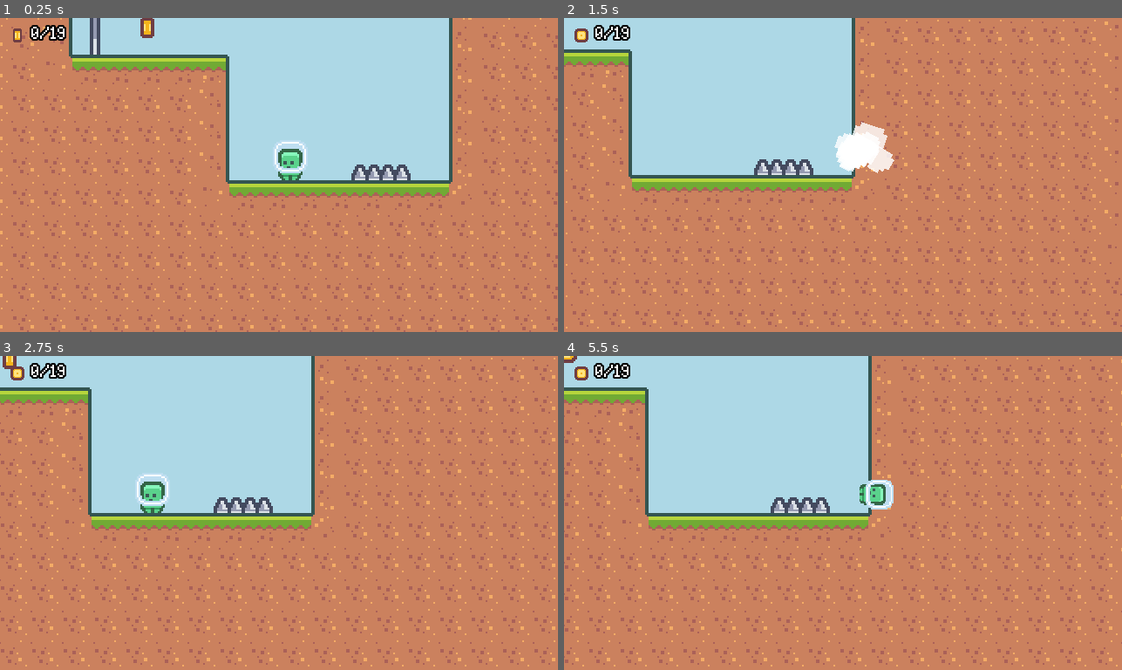
Above: before the commit, frames 1-4 (two rows, left to right).
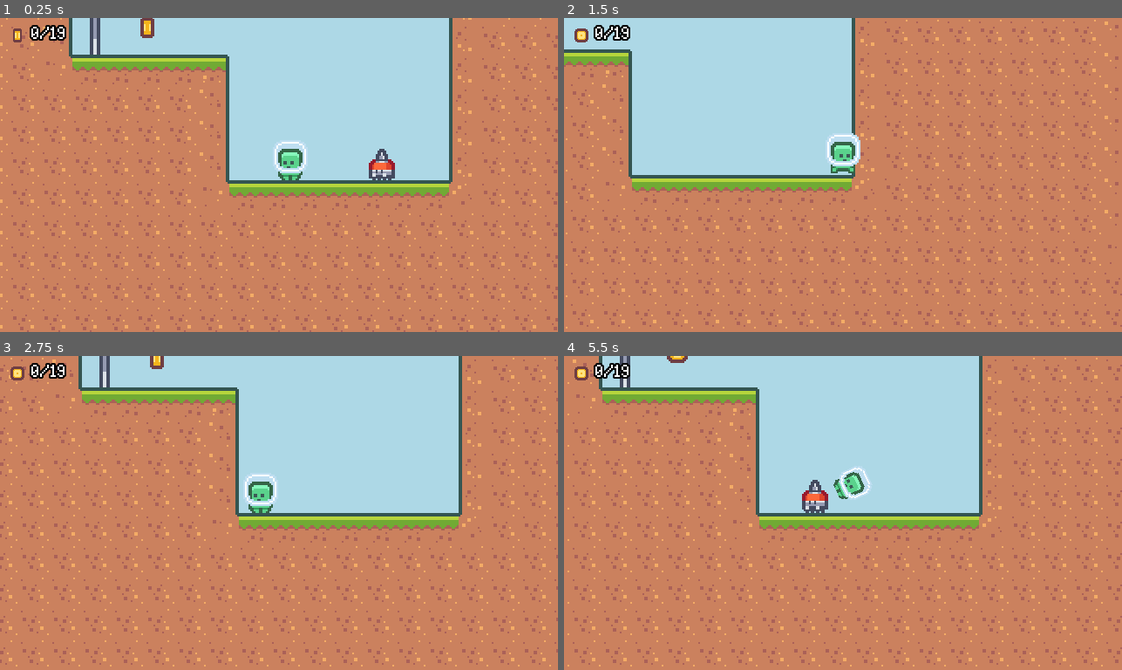
Above: after the commit, the same moments.

Repository: rprav-n/2D-Platformer
Game: Godot game, scene res://scenes/main/main.tscn
The game is run twice, just before and just after one commit, with the same random seed, the same clock (stepped at 60 frames per second) and the same inputs.
Inputs:
- Up to frame 1 (0.25 s): no input
- Up to frame 2 (1.5 s): hold Right (move_right) from 0.53 s (still down); tap Shift (dash) at 0.6, 1.35 s; tap Space (jump) at 0.77 s
- Up to frame 3 (2.75 s): tap Space (jump) at 1.52 s; release Right (move_right) at 2.03 s; hold A (move_left) from 2.03 s (still down); tap Shift (dash) at 2.1 s
- Up to frame 4 (5.5 s): release A (move_left) at 2.78 s; hold Right (move_right) 2.78-4.28 s; tap Shift (dash) every 0.75 s from 2.85 to 5.1 s; tap Space (jump) at 3.02, 3.77, 4.52 s; hold A (move_left) 4.28-5.03 s; hold Right (move_right) from 5.03 s (still down)

The runs differ from the first frame. In frame 1, 0.6% of the frame differs, in the area x 62-74%, y 41-52%; in frame 2, 1.7%; in frame 3, 37%, in the area x 0-100%, y 0-99%; in frame 4, 31%.

Commit message:
Added enemy death animation

Diff:
--- a/scenes/enemy/enemy.gd
+++ b/scenes/enemy/enemy.gd
@@ -9,6 +9,7 @@
 var direction: Vector2 = Vector2.RIGHT
 @onready var animated_sprite_2d: AnimatedSprite2D = $AnimatedSprite2D
 
+var enemy_death_scene: PackedScene = preload("res://scenes/enemy_death/enemy_death.tscn")
 
 func _physics_process(delta: float):
 	apply_gravity(delta)
@@ -34,4 +35,13 @@
 
 
 func _on_hurtbox_area_area_entered(_area: Area2D):
+	call_deferred("kill")
+
+
+func kill():
+	var enemy_death: Node2D = enemy_death_scene.instantiate() as Node2D
+	get_parent().add_child(enemy_death)
+	enemy_death.global_position = global_position
+	if velocity.x > 0:
+		enemy_death.scale.x = -1
 	queue_free()
--- /dev/null
+++ b/scenes/enemy_death/enemy_death.tscn
@@ -0,0 +1,75 @@
+[gd_scene load_steps=7 format=3 uid="uid://ddjfffh1osb32"]
+
+[ext_resource type="Texture2D" uid="uid://d08ydtgk3qbuv" path="res://assets/enemy/character_0015.png" id="1_cv26f"]
+
+[sub_resource type="Animation" id="Animation_1nonu"]
+resource_name = "death"
+tracks/0/type = "value"
+tracks/0/imported = false
+tracks/0/enabled = true
+tracks/0/path = NodePath("GPUParticles2D:emitting")
+tracks/0/interp = 2
+tracks/0/loop_wrap = true
+tracks/0/keys = {
+"times": PackedFloat32Array(0),
+"transitions": PackedFloat32Array(1),
+"update": 1,
+"values": [true]
+}
+tracks/1/type = "method"
+tracks/1/imported = false
+tracks/1/enabled = true
+tracks/1/path = NodePath(".")
+tracks/1/interp = 1
+tracks/1/loop_wrap = true
+tracks/1/keys = {
+"times": PackedFloat32Array(1),
+"transitions": PackedFloat32Array(1),
+"values": [{
+"args": [],
+"method": &"queue_free"
+}]
+}
+
+[sub_resource type="AnimationLibrary" id="AnimationLibrary_arawe"]
+_data = {
+"death": SubResource("Animation_1nonu")
+}
+
+[sub_resource type="Curve" id="Curve_26uxl"]
+max_value = 1.25
+_data = [Vector2(0, 1), 0.0, 0.0, 0, 0, Vector2(0.15, 1.25), 0.0, 0.0, 0, 0, Vector2(0.4, 1), -0.193859, -0.193859, 0, 0, Vector2(1, 0), -1.53472, 0.0, 0, 0]
+point_count = 4
+
+[sub_resource type="CurveTexture" id="CurveTexture_7qsrx"]
+curve = SubResource("Curve_26uxl")
+
+[sub_resource type="ParticleProcessMaterial" id="ParticleProcessMaterial_mvnfk"]
+particle_flag_disable_z = true
+direction = Vector3(0, -1, 0)
+spread = 30.0
+gravity = Vector3(0, 1000, 0)
+initial_velocity_min = 300.0
+initial_velocity_max = 300.0
+angular_velocity_min = 200.0
+angular_velocity_max = 360.0
+orbit_velocity_min = 0.0
+orbit_velocity_max = 0.0
+scale_curve = SubResource("CurveTexture_7qsrx")
+
+[node name="EnemyDeath" type="Node2D"]
+
+[node name="AnimationPlayer" type="AnimationPlayer" parent="."]
+autoplay = "death"
+libraries = {
+"": SubResource("AnimationLibrary_arawe")
+}
+
+[node name="GPUParticles2D" type="GPUParticles2D" parent="."]
+position = Vector2(0, -12)
+emitting = false
+amount = 1
+process_material = SubResource("ParticleProcessMaterial_mvnfk")
+texture = ExtResource("1_cv26f")
+lifetime = 0.5
+one_shot = true
--- a/scenes/levels/level_001.tscn
+++ b/scenes/levels/level_001.tscn
@@ -38,7 +38,7 @@
 position = Vector2(498, -53)
 
 [node name="EnemySpawner" parent="Enemies" index="7" instance=ExtResource("4_62vhv")]
-position = Vector2(377, -94)
+position = Vector2(130, 32)
 start_direction = 1
 
 [node name="Coin" parent="Collectibles" index="0" instance=ExtResource("4_h6psi")]
@@ -101,41 +101,35 @@
 [node name="Spikes" parent="Hazards" index="0" instance=ExtResource("3_q78tr")]
 position = Vector2(208, -90)
 
-[node name="Spikes12" parent="Hazards" index="1" instance=ExtResource("3_q78tr")]
-position = Vector2(131, 36)
-
-[node name="Spikes13" parent="Hazards" index="2" instance=ExtResource("3_q78tr")]
-position = Vector2(115, 36)
-
-[node name="Spikes8" parent="Hazards" index="3" instance=ExtResource("3_q78tr")]
+[node name="Spikes8" parent="Hazards" index="1" instance=ExtResource("3_q78tr")]
 position = Vector2(333, 72)
 
-[node name="Spikes9" parent="Hazards" index="4" instance=ExtResource("3_q78tr")]
+[node name="Spikes9" parent="Hazards" index="2" instance=ExtResource("3_q78tr")]
 position = Vector2(349, 72)
 
-[node name="Spikes10" parent="Hazards" index="5" instance=ExtResource("3_q78tr")]
+[node name="Spikes10" parent="Hazards" index="3" instance=ExtResource("3_q78tr")]
 position = Vector2(874, -72)
 
-[node name="Spikes11" parent="Hazards" index="6" instance=ExtResource("3_q78tr")]
+[node name="Spikes11" parent="Hazards" index="4" instance=ExtResource("3_q78tr")]
 position = Vector2(890, -72)
 
-[node name="Spikes2" parent="Hazards" index="7" instance=ExtResource("3_q78tr")]
+[node name="Spikes2" parent="Hazards" index="5" instance=ExtResource("3_q78tr")]
 position = Vector2(224, -90)
 
-[node name="Spikes3" parent="Hazards" index="8" instance=ExtResource("3_q78tr")]
+[node name="Spikes3" parent="Hazards" index="6" instance=ExtResource("3_q78tr")]
 position = Vector2(414, -90)
 
-[node name="Spikes4" parent="Hazards" index="9" instance=ExtResource("3_q78tr")]
+[node name="Spikes4" parent="Hazards" index="7" instance=ExtResource("3_q78tr")]
 position = Vector2(431, -90)
 
-[node name="Spikes5" parent="Hazards" index="10" instance=ExtResource("3_q78tr")]
+[node name="Spikes5" parent="Hazards" index="8" instance=ExtResource("3_q78tr")]
 position = Vector2(397, -90)
 
-[node name="Spikes6" parent="Hazards" index="11" instance=ExtResource("3_q78tr")]
+[node name="Spikes6" parent="Hazards" index="9" instance=ExtResource("3_q78tr")]
 position = Vector2(612, -126)
 rotation = -1.57079
 
-[node name="Spikes7" parent="Hazards" index="12" instance=ExtResource("3_q78tr")]
+[node name="Spikes7" parent="Hazards" index="10" instance=ExtResource("3_q78tr")]
 position = Vector2(774, -127)
 rotation = 1.57079
 
--- a/scenes/player_death/player_death.tscn
+++ b/scenes/player_death/player_death.tscn
@@ -3,6 +3,21 @@
 [ext_resource type="Texture2D" uid="uid://2kjq3ui5hl43" path="res://assets/player/character_0000.png" id="1_k016g"]
 [ext_resource type="Script" path="res://scenes/player_death/player_death.gd" id="1_unhor"]
 [ext_resource type="Texture2D" uid="uid://cgcbb8pndi1dn" path="res://assets/effects/particles.png" id="3_dya7f"]
+
+[sub_resource type="Animation" id="Animation_qv651"]
+length = 0.001
+tracks/0/type = "value"
+tracks/0/imported = false
+tracks/0/enabled = true
+tracks/0/path = NodePath("Visuals/Sprite2D:rotation")
+tracks/0/interp = 1
+tracks/0/loop_wrap = true
+tracks/0/keys = {
+"times": PackedFloat32Array(0),
+"transitions": PackedFloat32Array(1),
+"update": 0,
+"values": [0.0]
+}
 
 [sub_resource type="Animation" id="Animation_j1vgj"]
 resource_name = "death"
@@ -83,21 +98,6 @@
 "values": [true, false]
 }
 
-[sub_resource type="Animation" id="Animation_qv651"]
-length = 0.001
-tracks/0/type = "value"
-tracks/0/imported = false
-tracks/0/enabled = true
-tracks/0/path = NodePath("Visuals/Sprite2D:rotation")
-tracks/0/interp = 1
-tracks/0/loop_wrap = true
-tracks/0/keys = {
-"times": PackedFloat32Array(0),
-"transitions": PackedFloat32Array(1),
-"update": 0,
-"values": [0.0]
-}
-
 [sub_resource type="AnimationLibrary" id="AnimationLibrary_jl4hw"]
 _data = {
 "RESET": SubResource("Animation_qv651"),
